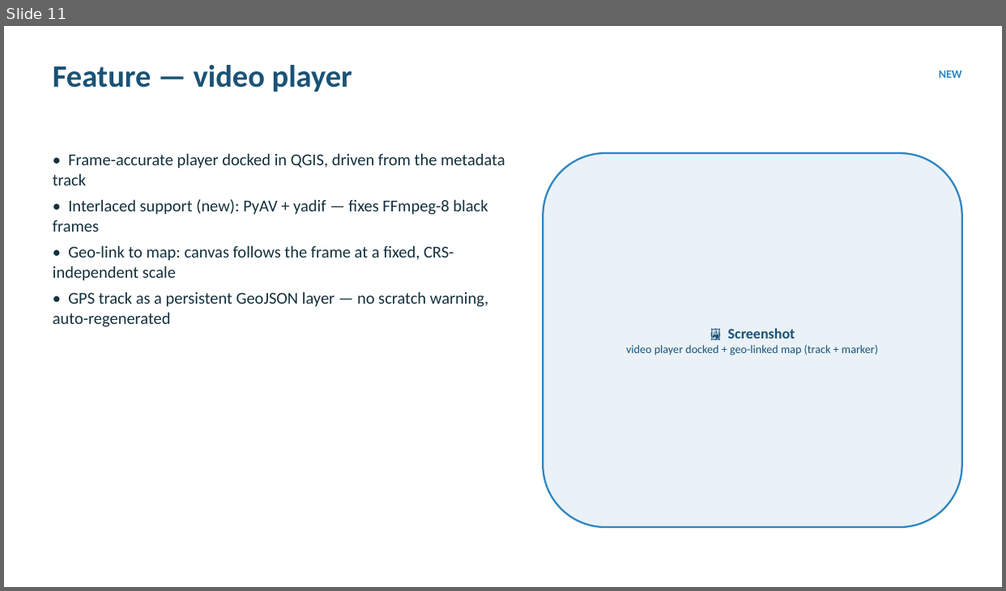
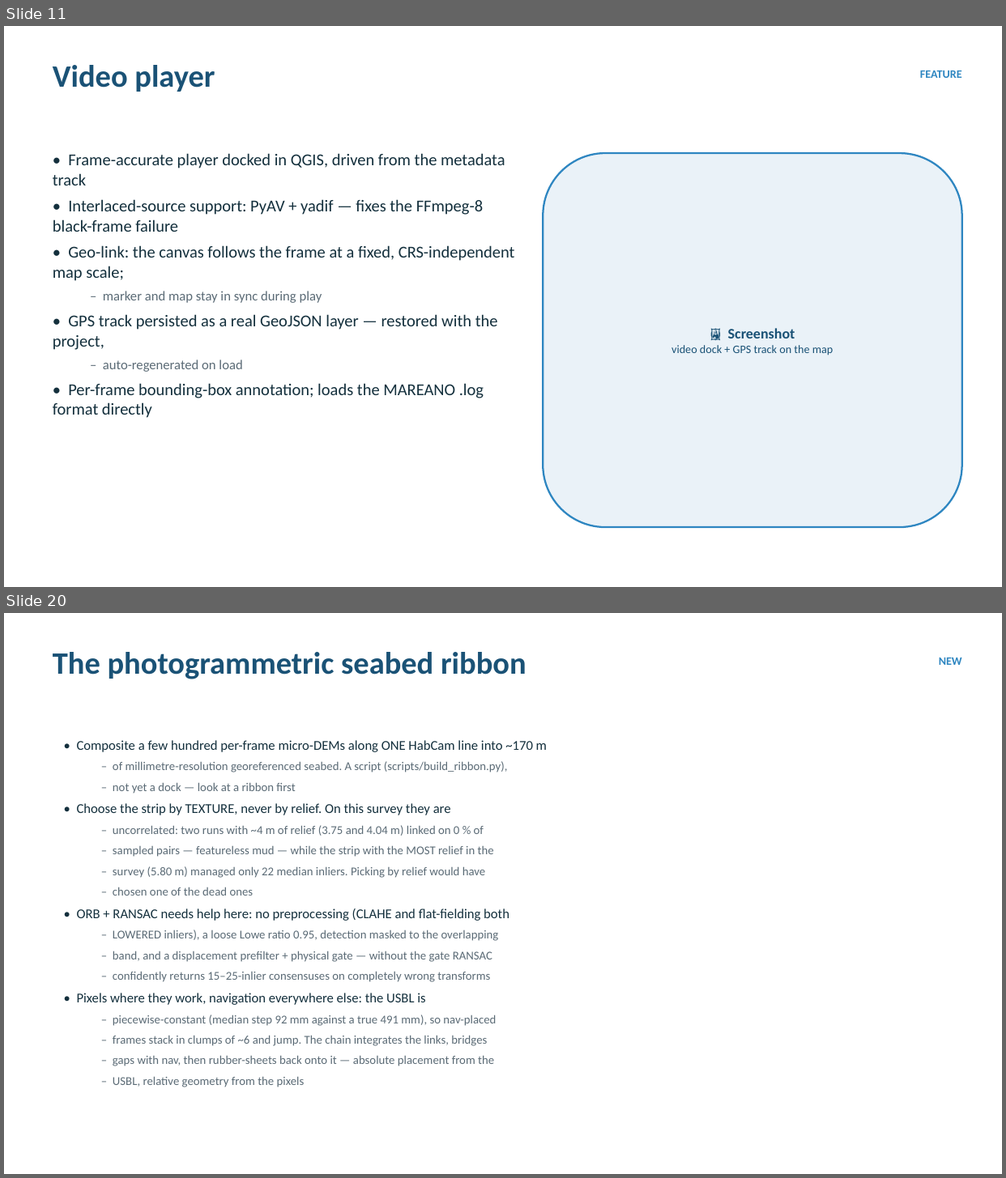
Before and after one commit to epifanio/groundtruther, a slide deck: docs/slides_groundtruther_update_2026.pptx. Shown one above the other, each under a label of ours: slide 11 before the commit, slides 11 and 20 after it; the slides between them are not shown. The pictures are 1006x591 and 1006x1178 pixels, drawn with LibreOffice and Linux fonts; fonts in the diff are those of the drawing. Boxes give left, top, right and bottom in pixels: in the first picture for what was removed or moved away, otherwise in the second. Text is boxed around its words. In the diff, an @@ line names an element or a change of style, - is before the commit and + after.

```diff
--- a/docs/slides_groundtruther_update_2026.pptx
+++ b/docs/slides_groundtruther_update_2026.pptx
@@ slide 20 added at box(4, 613, 1002, 1174), background #FFFFFF @@
@@ text added at box(53, 652, 526, 679), 30 pt, text #1A5276, bold @@
+The photogrammetric seabed ribbon
@@ text added at box(939, 658, 962, 665), 11 pt, text #2E86C1, bold @@
+NEW
@@ text added at box(77, 740, 547, 1088), 11.5 pt, text #5B6B76 @@
+• Composite a few hundred per-frame micro-DEMs along ONE HabCam line into ~170 m
+  – of millimetre-resolution georeferenced seabed. A script (scripts/build_ribbon.py),
+  – not yet a dock — look at a ribbon first
+• Choose the strip by TEXTURE, never by relief. On this survey they are
+  – uncorrelated: two runs with ~4 m of relief (3.75 and 4.04 m) linked on 0 % of
+  – sampled pairs — featureless mud — while the strip with the MOST relief in the
+  – survey (5.80 m) managed only 22 median inliers. Picking by relief would have
+  – chosen one of the dead ones
+• ORB + RANSAC needs help here: no preprocessing (CLAHE and flat-fielding both
+  – LOWERED inliers), a loose Lowe ratio 0.95, detection masked to the overlapping
+  – band, and a displacement prefilter + physical gate — without the gate RANSAC
+  – confidently returns 15–25-inlier consensuses on completely wrong transforms
+• Pixels where they work, navigation everywhere else: the USBL is
+  – piecewise-constant (median step 92 mm against a true 491 mm), so nav-placed
+  – frames stack in clumps of ~6 and jump. The chain integrates the links, bridges
+  – gaps with nav, then rubber-sheets back onto it — absolute placement from the
+  – USBL, relative geometry from the pixels
@@ slide 11 changed as well @@
@@ text at box(53, 65, 215, 92): text changed @@
-Feature — video player
+Video player
@@ text at box(920, 71, 962, 78): text changed @@
-NEW
+FEATURE
@@ text at box(53, 199, 515, 418): text changed @@
-• Interlaced support (new): PyAV + yadif — fixes FFmpeg-8 black frames
-• Geo-link to map: canvas follows the frame at a fixed, CRS-independent scale
-• GPS track as a persistent GeoJSON layer — no scratch warning, auto-regenerated
+• Interlaced-source support: PyAV + yadif — fixes the FFmpeg-8 black-frame failure
+• Geo-link: the canvas follows the frame at a fixed, CRS-independent map scale;
+  – marker and map stay in sync during play
+• GPS track persisted as a real GeoJSON layer — restored with the project,
+  – auto-regenerated on load
+• Per-frame bounding-box annotation; loads the MAREANO .log format directly
@@ text in rounded rectangle at box(671, 345, 833, 356): text changed @@
-video player docked + geo-linked map (track + marker)
+video dock + GPS track on the map
```
Also in this commit, not shown: 13 other slides changed, 16 other slides added, 7 slides removed, 3 other files.
